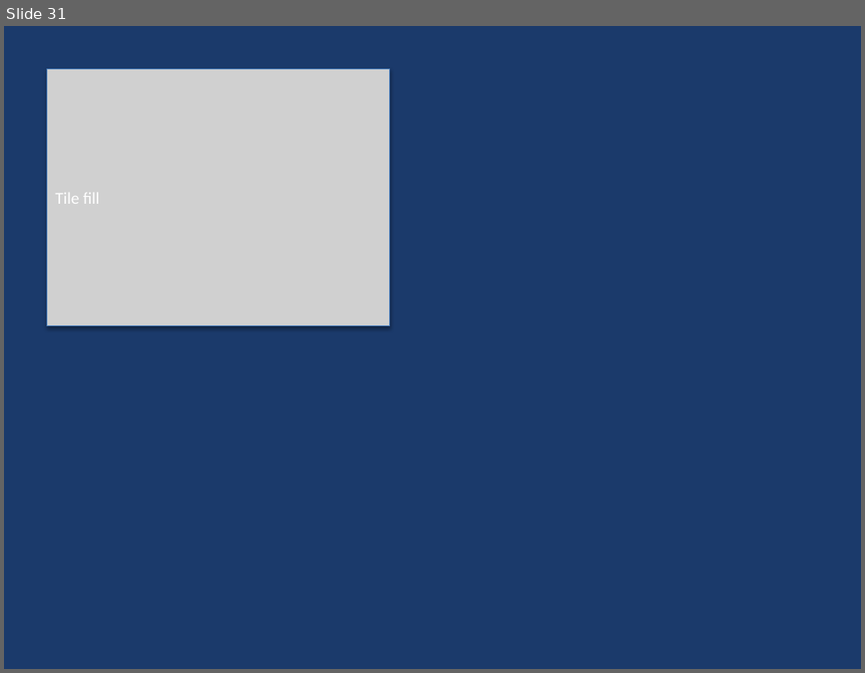
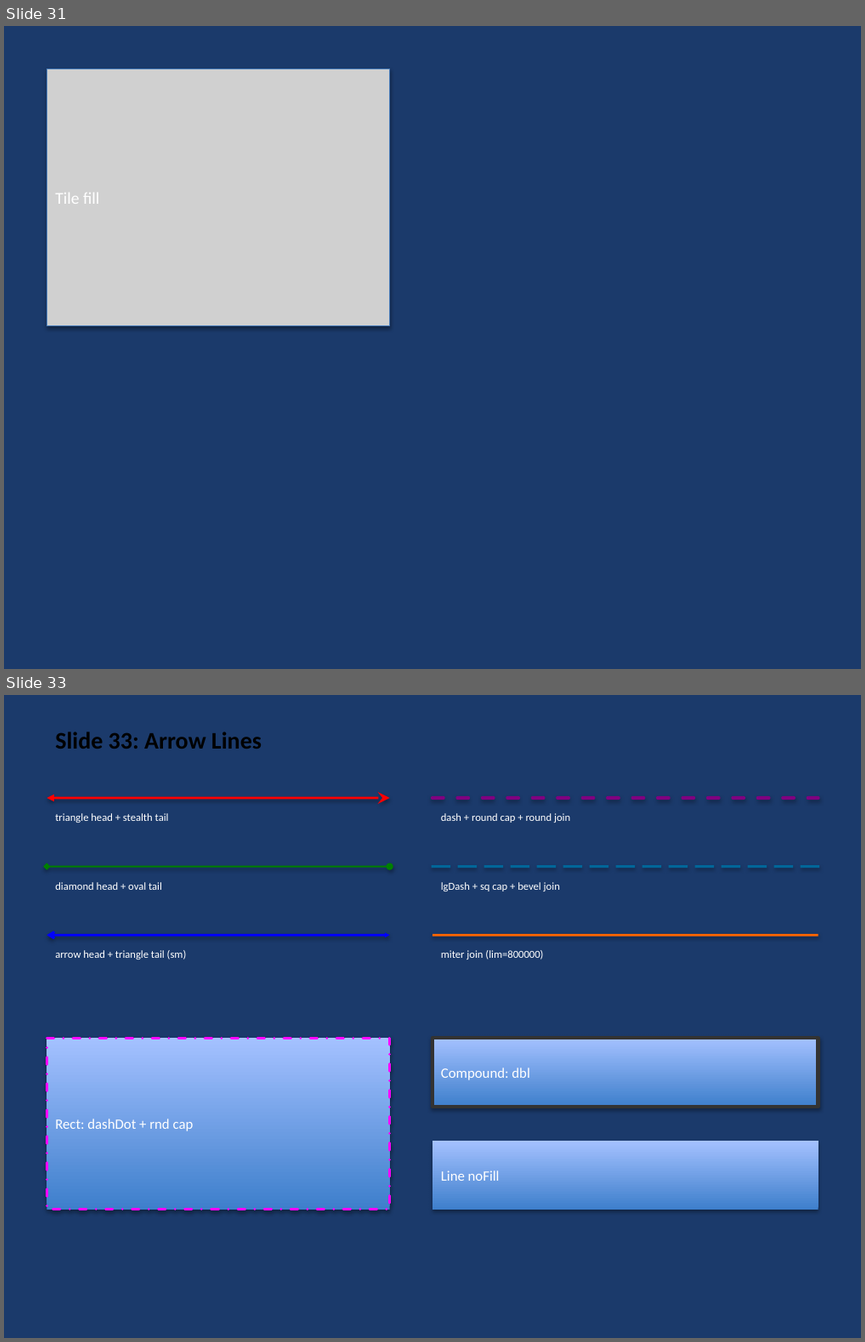
Before and after one commit to t-ujiie-g/pptx-svg, a slide deck: test_fixtures/test_features.pptx. Shown one above the other, each under a label of ours: slide 31 before the commit, slides 31 and 33 after it; the slides between them are not shown. The pictures are 865x673 and 865x1342 pixels, drawn with LibreOffice and Linux fonts; fonts in the diff are those of the drawing; grey boxes stand for pictures. Boxes give left, top, right and bottom in pixels: in the first picture for what was removed or moved away, otherwise in the second. Text is boxed around its words. In the diff, an @@ line names an element or a change of style, - is before the commit and + after.

Commit message:
feat: phase 4(line)

```diff
--- a/test_fixtures/test_features.pptx
+++ b/test_fixtures/test_features.pptx
@@ slide 33 added at (4, 695, 861, 1338), background #1B3A6B @@
@@ text added at (55, 732, 262, 749), 20 pt, text #000000, bold @@
+Slide 33: Arrow Lines
@@ double arrow added from (46, 798) to (390, 798), #FF0000 2 pt @@
@@ text added at (55, 813, 169, 823), 9 pt, text #FFFFFF @@
+triangle head + stealth tail
@@ line added from (432, 798) to (818, 798), #800080 3 pt dashed @@
@@ text added at (441, 813, 570, 823), 9 pt, text #FFFFFF @@
+dash + round cap + round join
@@ double arrow added from (46, 867) to (390, 867), #008000 1.5 pt @@
@@ line added from (432, 867) to (818, 867), #006699 2 pt dashed @@
@@ text added at (55, 882, 162, 890), 9 pt, text #FFFFFF @@
+diamond head + oval tail
@@ text added at (441, 882, 560, 891), 9 pt, text #FFFFFF @@
+lgDash + sq cap + bevel join
@@ double arrow added from (46, 935) to (390, 935), #0000FF 2 pt @@
@@ line added from (432, 935) to (818, 935), #FF6600 2 pt @@
@@ text added at (55, 950, 187, 959), 9 pt, text #FFFFFF @@
+arrow head + triangle tail (sm)
@@ text added at (441, 950, 543, 959), 9 pt, text #FFFFFF @@
+miter join (lim=800000)
@@ rectangle added at (46, 1038, 390, 1209), fill gradient #3F80CE to #A4C4FF, outline #FF00FF 2 pt dashed, 12 pt, text #FFFFFF @@
+Rect: dashDot + rnd cap
@@ rectangle added at (432, 1038, 818, 1106), fill gradient #3F80CE to #A4C4FF, outline #333333 3 pt, 12 pt, text #FFFFFF @@
+Compound: dbl
@@ rectangle added at (432, 1140, 818, 1209), fill gradient #3F80CE to #A4C4FF, 12 pt, text #FFFFFF @@
+Line noFill
```
Also in this commit, not shown: 1 other slide added, 9 other files.
